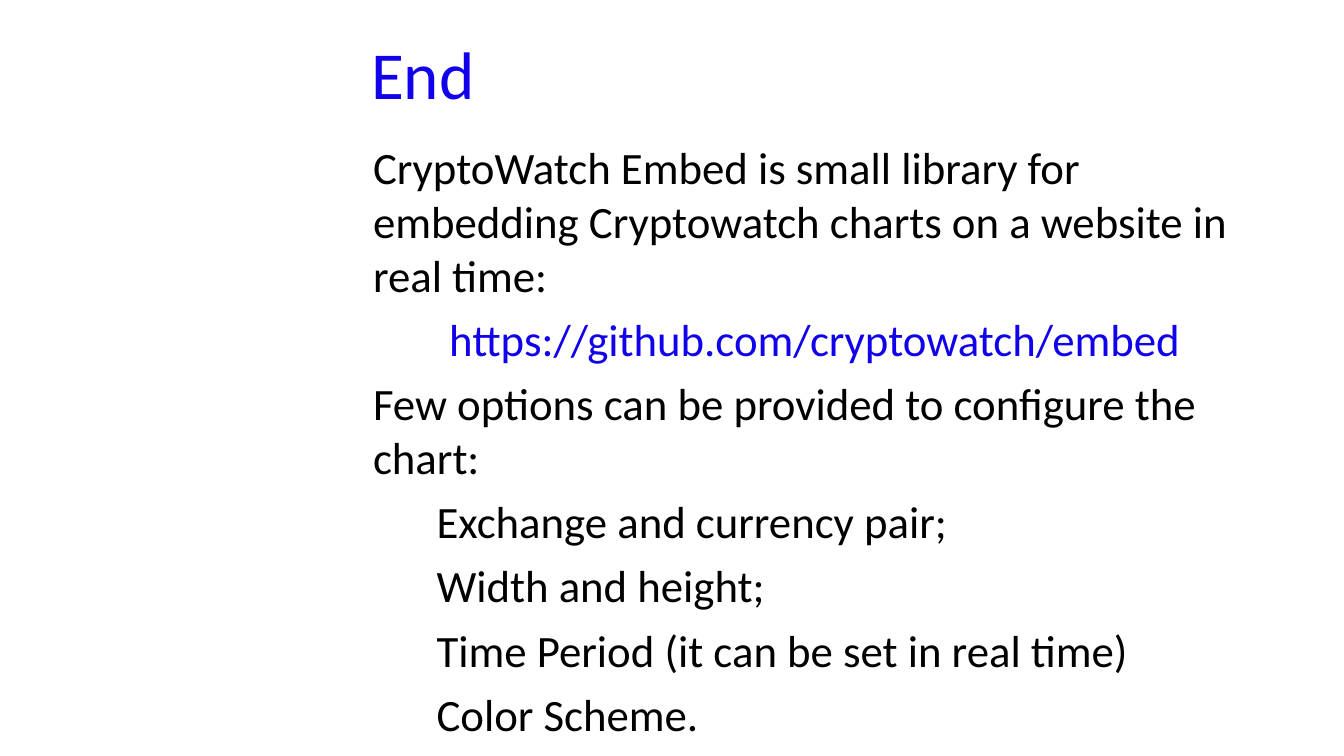
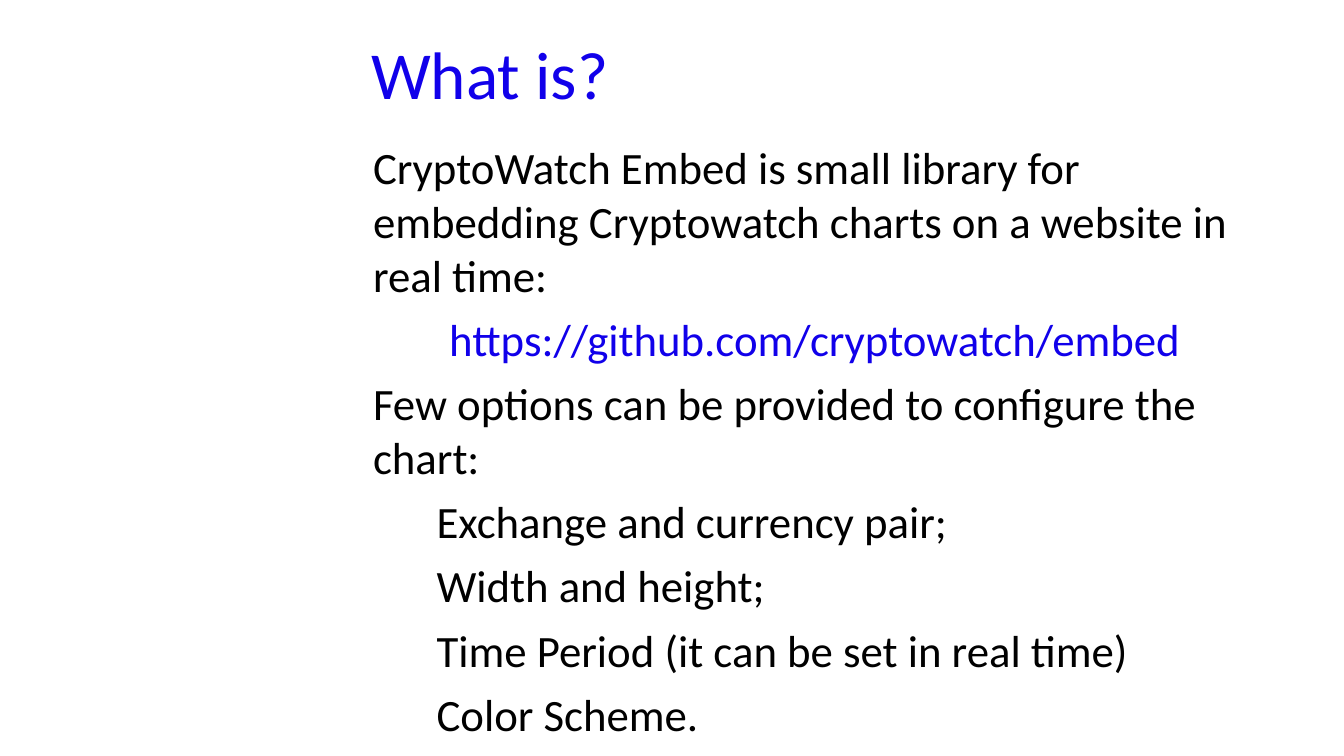
Before and after one commit to GabriM97/CryptoWolf, a slide deck: slide 30 of Student Presentation/Student_Presentation.odp. Drawn at 1344x756 pixels with LibreOffice and Linux fonts; fonts in the diff are those of the drawing; background and template pictures are left out. Boxes give left, top, right and bottom in pixels: in the first picture for what was removed or moved away, otherwise in the second. Text is boxed around its words. In the diff, an @@ line names an element or a change of style, - is before the commit and + after.

```diff
--- a/Student Presentation/Student_Presentation.odp
+++ b/Student Presentation/Student_Presentation.odp
@@ title at (x1=371, y1=52, x2=608, y2=100): text changed @@
-End
+What is?
```
Also in this commit, not shown: 9 other slides changed, 2 slides added, 3 other files.
